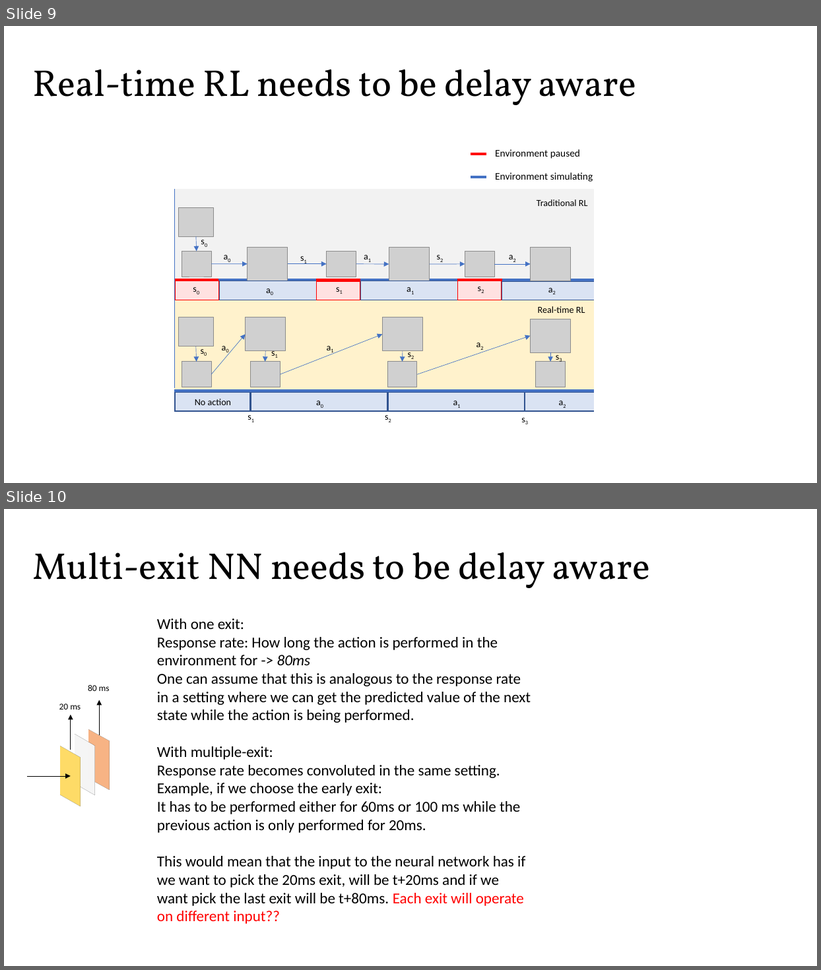
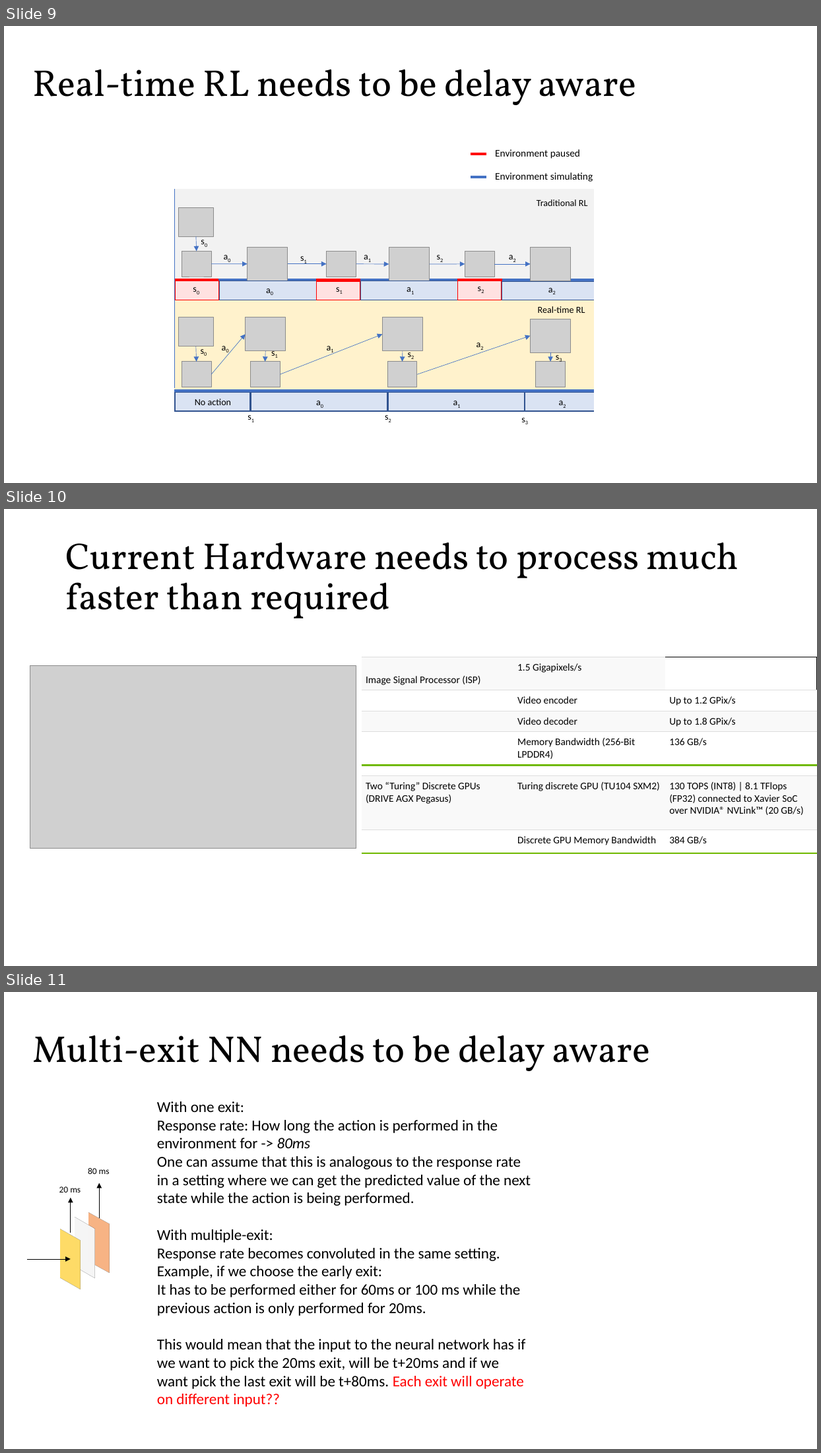
Before and after one commit to miracleyoo/TD3, a slide deck: documents/Real-time Quicknets.pptx. Shown one above the other, each under a label of ours: slides 9 and 10 before the commit, slides 9, 10 and 11 after it. The pictures are 821x970 and 821x1453 pixels, drawn with LibreOffice and Linux fonts; fonts in the diff are those of the drawing; grey boxes stand for pictures. Boxes give left, top, right and bottom in pixels: in the first picture for what was removed or moved away, otherwise in the second. Text is boxed around its words. In the diff, an @@ line names an element or a change of style, - is before the commit and + after.

```diff
--- a/documents/Real-time Quicknets.pptx
+++ b/documents/Real-time Quicknets.pptx
@@ slide 10 added at (4,509,817,966), background #FFFFFF @@
@@ title added at (66,542,739,619), 44 pt, text #000000 @@
+Current Hardware needs to process much faster than required
@@ picture added at (30,666,356,849) @@
@@ table added at (362,657,817,764), 4 rows, 3 columns @@
+Image Signal Processor (ISP) | 1.5 Gigapixels/s | 
+ | Video encoder | Up to 1.2 GPix/s
+ | Video decoder | Up to 1.8 GPix/s
+ | Memory Bandwidth (256-Bit LPDDR4) | 136 GB/s
@@ table added at (362,776,817,854), 2 rows, 3 columns @@
+Two “Turing” Discrete GPUs (DRIVE AGX Pegasus) | Turing discrete GPU (TU104 SXM2) | 130 TOPS (INT8) | 8.1 TFlops (FP32) connected to Xavier SoC over NVIDIA® NVLink™ (20 GB/s)
+ | Discrete GPU Memory Bandwidth | 384 GB/s
@@ what was slide 10 is now slide 11 @@
```
Also in this commit, not shown: 3 other slides added, 5 other files.
